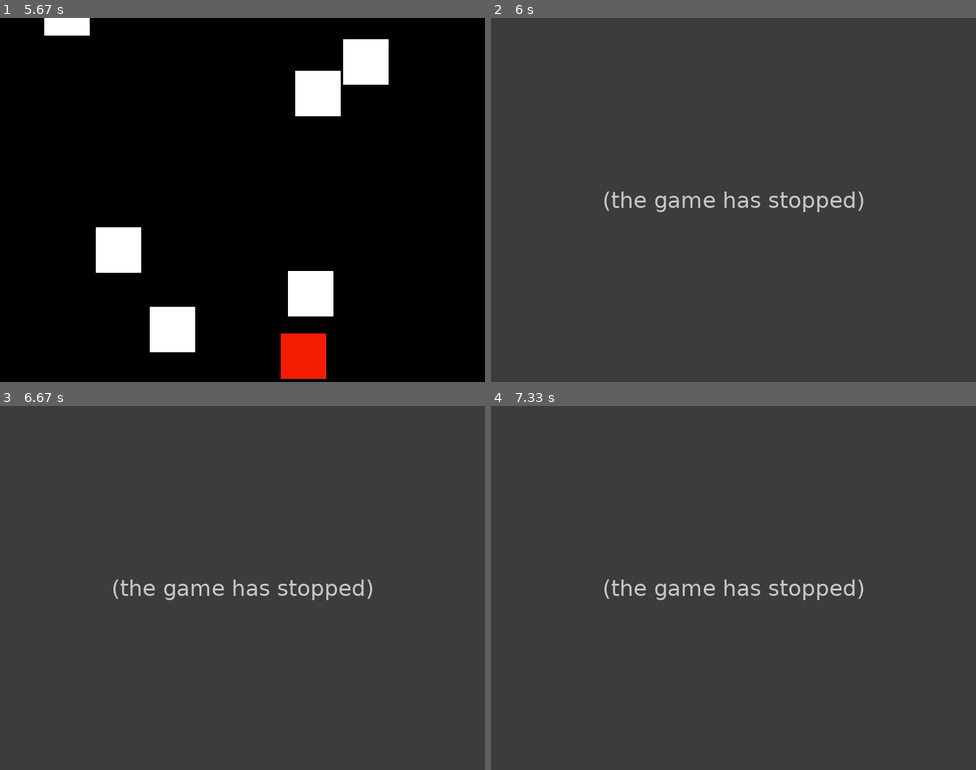
Above: before the commit, frames 1-4 (two rows, left to right).
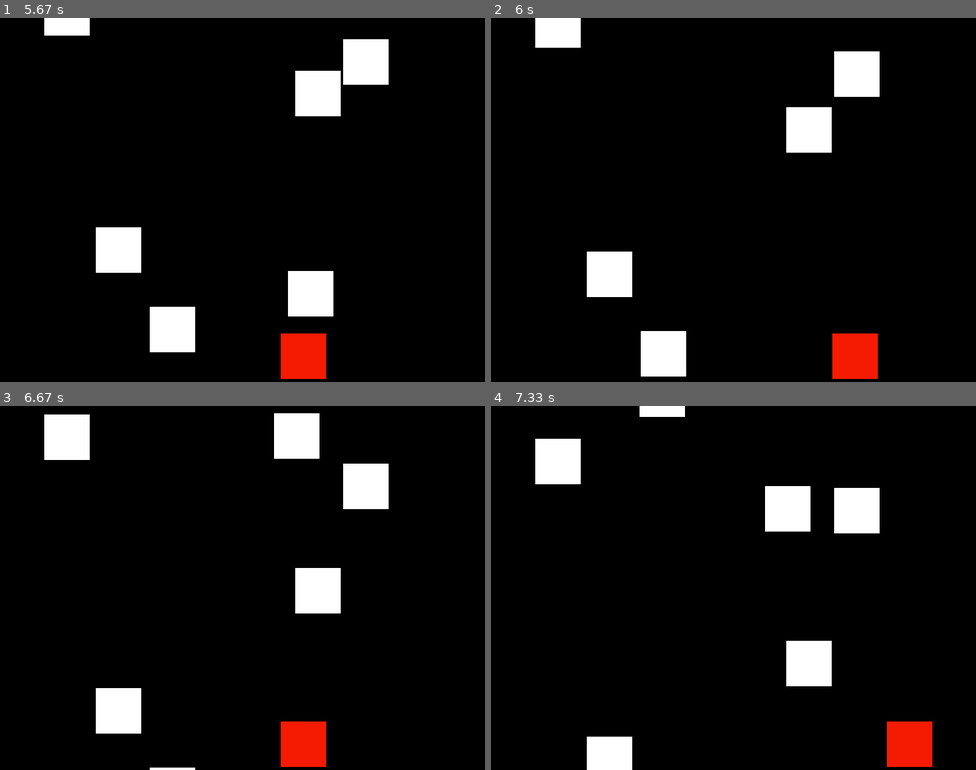
Above: after the commit, the same moments.

Repository: amsdc/retrogame
Game: pygame game, started from run_retrogame.py
Same seed, same stepped clock (60 frames per second), same inputs: the game is played once before the commit and once after it.
Inputs:
- Up to frame 1 (5.67 s): hold Right 0.33-0.8 s; hold Right 0.83-1.3 s; hold Left 1.33-1.87 s; hold Left 1.9-2.3 s; hold Right 2.33-2.97 s; hold Left 3-3.47 s; hold Right 3.5-3.97 s; hold Right 4-4.47 s; hold Left 4.5-5.03 s; hold Left 5.07-5.47 s; hold Right from 5.5 s (still down)
- Up to frame 2 (6 s): keep holding Right
- Up to frame 3 (6.67 s): release Right at 6.13 s; hold Left 6.17-6.63 s
- Up to frame 4 (7.33 s): hold Right 6.67-7.13 s; hold Right from 7.17 s (still down)

Frame 1 is identical in both runs. In frame 2, 100% of the frame differs, in the area x 0-100%, y 0-100%; in frame 3, 100%; in frame 4, 100%.
Before the commit the program exited at 5.83 s; later frames show no game.

Commit message:
Fixed lives

Diff:
--- a/retrogame/__init__.py
+++ b/retrogame/__init__.py
@@ -14,6 +14,7 @@
     SCREEN_HEIGHT
 )
 import retrogame.sprites as sp
+from retrogame.score_tracker import Score as ScoreTracker
 
 
 class App():
@@ -27,6 +28,7 @@
         pygame.time.set_timer(self.ADDENEMY, 750)
 
         self.player = sp.Player()
+        self.scoretracker = ScoreTracker()
 
         self.enemies = pygame.sprite.Group()
         self.all_sprites = pygame.sprite.Group()
@@ -78,8 +80,16 @@
 
             if pygame.sprite.spritecollideany(self.player, self.enemies):
                 # If so, then remove the player and stop the loop
-                self.player.kill()
-                self.running = False
+                #print(self.scoretracker.getLives())
+                if self.scoretracker.getLives()==0:
+                    self.player.kill()
+                    self.running = False
+                else:
+                    hitlist = pygame.sprite.spritecollide(self.player, self.enemies,False)
+                    for element in hitlist:
+                        if isinstance(element, sp.Stone):
+                            element.kill()
+                    self.scoretracker.rem_life()
 
 
             pygame.display.flip()
